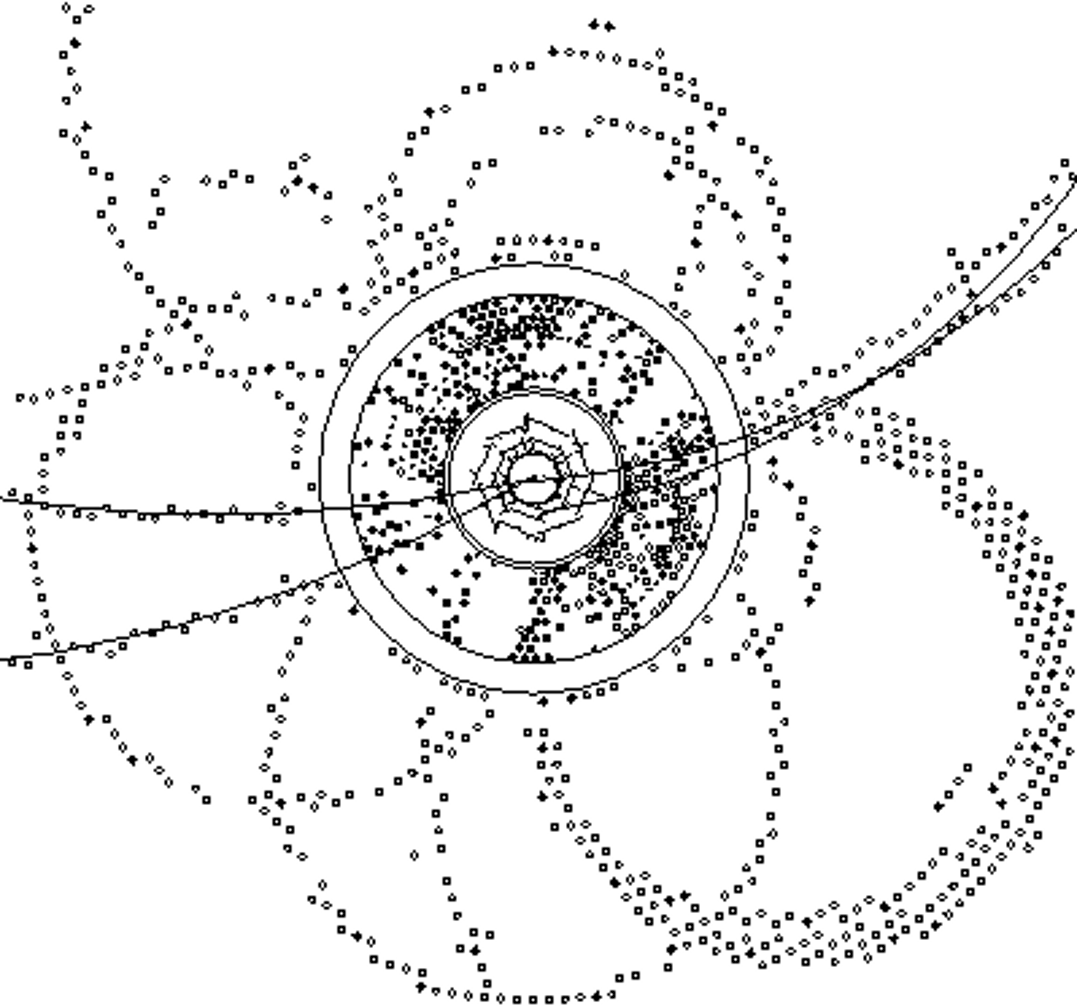
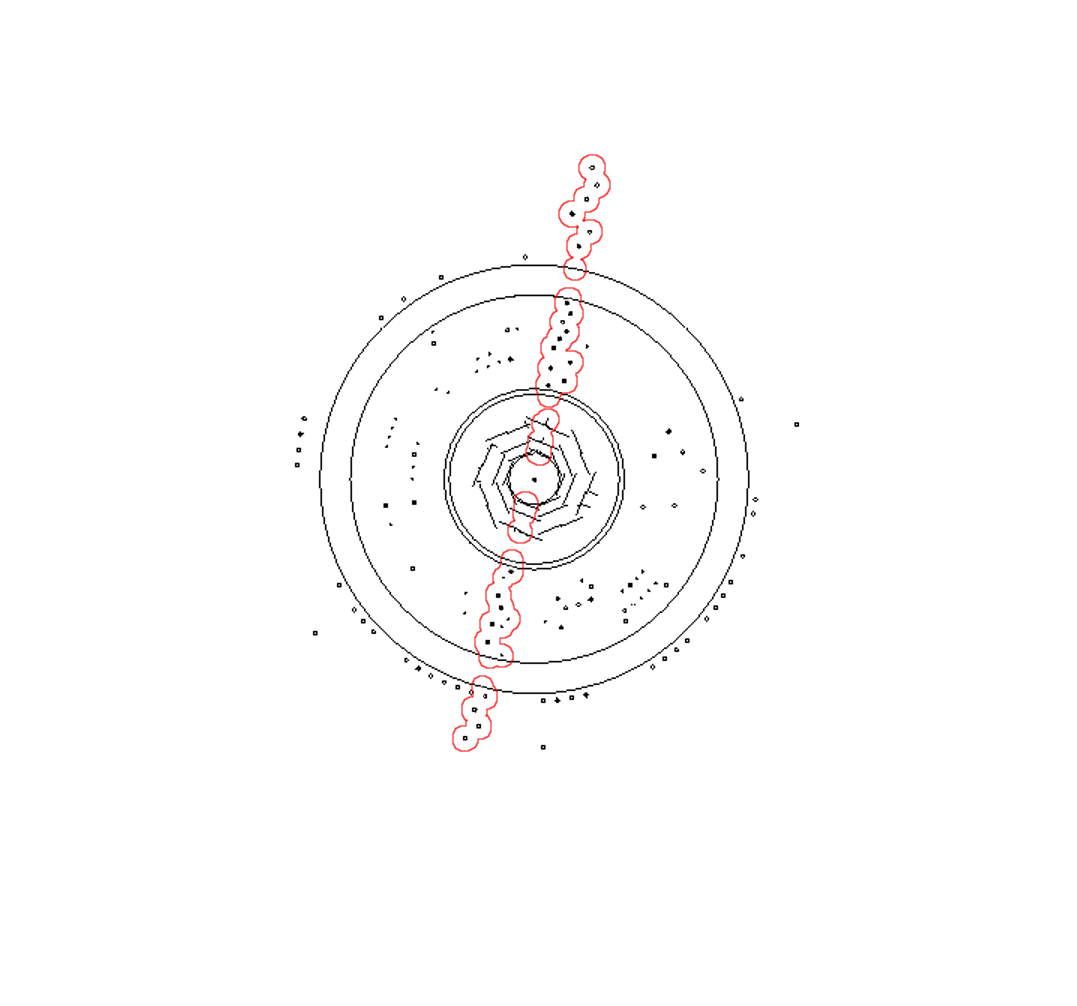
Layers edited between the first and the second 1077 x 1006 image:
hid "4", painted on it over box(0, 1, 1077, 1005)
hid "3" over box(30, 39, 996, 903)
hid "2" over box(253, 101, 825, 758)
hid "1" over box(0, 1, 1077, 1005)
painted on "Layer" over box(0, 1, 1077, 1005)
